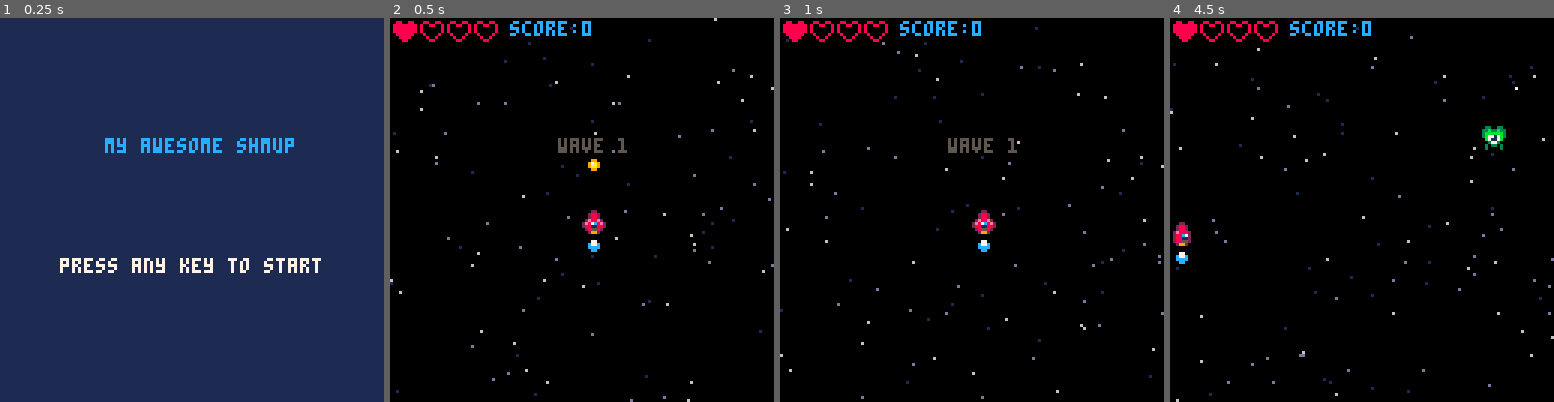
Above: before the commit, frames 1-4 (left to right).
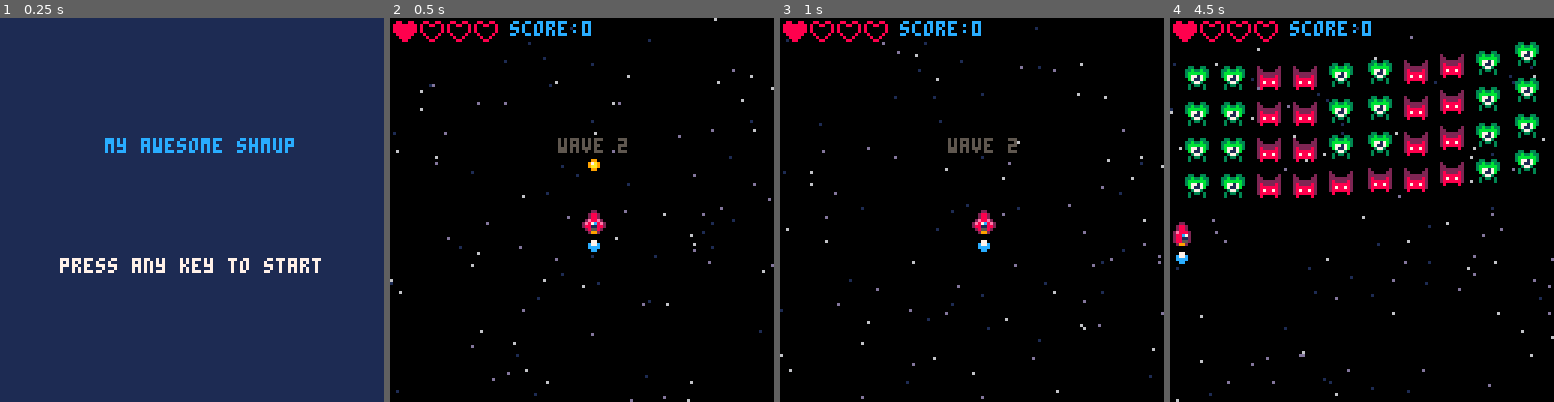
Above: after the commit, the same moments.

Repository: PedroBztDtEng/game_play_pico_8
Game: PICO-8 cartridge schmup.p8
Two runs of this game, one before a commit and one after it. Both use one fixed random seed, a clock stepped at 60 frames per second and the inputs below.
Inputs:
- Up to frame 1 (0.25 s): no input
- Up to frame 2 (0.5 s): tap X (X key) at 0.33 s
- Up to frame 3 (1 s): tap O (Z key) at 0.7 s
- Up to frame 4 (4.5 s): tap X (X key) at 1.07, 1.85, 2.97, 4.08 s; hold Right 1.6-2.1 s; tap O (Z key) every 0.4 s from 1.7 to 4.1 s; hold Up 2.15-2.42 s; hold Right 2.47-3.03 s; hold Left 3.08-3.58 s; hold Down 3.63-3.97 s; hold Right from 4.02 s (still down)

Frame 1 is identical in both runs. In frame 2, less than 0.1% of the frame differs, in the area x 59-62%, y 31-35%; in frame 3, less than 0.1%; in frame 4, 11%, in the area x 3-97%, y 6-47%.

Commit message:
Aula 22 parte 1

Diff:
--- a/schmup.p8
+++ b/schmup.p8
@@ -50,7 +50,7 @@
 
 function startgame()
 	t=0
-	wave=0
+	wave=1
 	nextwave()
 
 	ship=makespr()
@@ -71,6 +71,8 @@
 
  lives=1
  invul=0
+
+ attackfreq=60
 
 	stars={}
 	for i=1,100 do
@@ -303,7 +306,11 @@
 function makespr()
 	local myspr={}
 	myspr.x=0
-	myspr.y=9
+	myspr.y=0
+
+	myspr.sx=0
+	myspr.sy=0
+
 	myspr.flash=0
 	myspr.aniframe=1
 	myspr.spr=0
@@ -375,18 +382,21 @@
 
 	--mooving the enemies
 	for myen in all(enemies) do
- 	myen.y+=1
+
+		--enemy mission
+		doenemy(myen)
+
+		--enemy animation
  	myen.aniframe+=0.4
-
  	if flr(myen.aniframe)>#myen.ani then
 			myen.aniframe=1
 		end
 
 		myen.spr=myen.ani[flr(myen.aniframe)]
 
+		--enemy leaving screen
 		if myen.y>128 then
  		del(enemies,myen)
--- 		spawnen()
  	end
  end
 
@@ -431,6 +441,9 @@
  	return
  end
 
+ --picking
+ picking()
+
  --animate flame
  flamespr=flamespr+1
  if flamespr>9 then
@@ -646,14 +660,52 @@
 -->8
 -- waves and enemies
 function spawnwave()
+	sfx(28)
+
 	if wave==1 then
-		spawnen(1)
+		attackfreq=60
+		placens({
+			{1,1,1,1,1,1,1,1,1,1},
+			{1,1,1,1,1,1,1,1,1,1},
+			{1,1,1,1,1,1,1,1,1,1},
+			{1,1,1,1,1,1,1,1,1,1}
+		})
 	elseif wave==2 then
-		spawnen(2)
+		attackfreq=60
+		placens({
+			{1,1,2,2,1,1,2,2,1,1},
+			{1,1,2,2,1,1,2,2,1,1},
+			{1,1,2,2,1,1,2,2,1,1},
+			{1,1,2,2,2,2,2,2,1,1}
+		})
 	elseif wave==3 then
-		spawnen(3)
+		attackfreq=60
+		placens({
+			{3,3,0,2,2,2,2,0,3,3},
+			{3,3,0,2,2,2,2,0,3,3},
+			{3,3,0,1,1,1,1,0,3,3},
+			{3,3,0,1,0,0,1,0,3,3}
+		})
 	elseif wave==4 then
-		spawnen(4)
+		attackfreq=60
+		placens({
+			{0,0,0,0,0,0,0,0,0,0},
+			{0,0,0,0,4,0,0,0,0,0},
+			{0,0,0,0,0,0,0,0,0,0},
+			{0,0,0,0,0,0,0,0,0,0}
+		})
+	end
+end
+
+function placens(lvl)
+
+	for y=1,4 do
+		local myline=lvl[y]
+		for x=1,10 do
+			if myline[x]!=0 then
+				spawnen(myline[x],x*12-6,4+y*12,x*3)
+			end
+		end
 	end
 end
 
@@ -676,15 +728,23 @@
 	end
 end
 
-function spawnen(entype)
+function spawnen(entype,enx,eny,enwait)
 	local myen=makespr()
-	myen.x=rnd(120)
-	myen.y=-8
+	myen.x=enx*1.25-16
+	myen.y=eny-66
+
+	myen.posx=enx
+	myen.posy=eny
+
+	myen.type=entype
+
+	myen.wait=enwait
+	myen.mission="flyin"
 
 	if entype==1 or entype==nil then
 		--green alien
 		myen.spr=21
-		myen.hp=5
+		myen.hp=3
 		myen.ani={21,22,23,24}
 
 	elseif entype==2 then
@@ -712,6 +772,94 @@
 
 	add(enemies,myen)
 end
+-->8
+--behavior
+function doenemy(myen)
+	if myen.wait>0 then
+		myen.wait-=1
+		return
+	end
+
+	if myen.mission=="flyin" then
+		--flyin
+		--basic easing function
+		--x+=(targetx-x)/n
+
+		myen.x+=(myen.posx-myen.x)/7
+		myen.y+=(myen.posy-myen.y)/7
+
+		if abs(myen.y-myen.posy)<0.7 then
+			myen.y=myen.posy
+			myen.mission="protect"
+		end
+	elseif myen.mission=="protect" then
+		--staying put
+	elseif myen.mission=="attack" then
+		--attack
+		if myen.type==1 then
+			--green guy
+			myen.sy=1.7
+			myen.sx=sin(t/45)
+
+			if myen.x<32 then
+				myen.sx+=1-(myen.x/32)
+			end
+
+			if myen.x>88 then
+				myen.sx-=(myen.x-88)/32
+			end
+
+		elseif myen.type==2 then
+			--red guy
+			myen.sy=2.5
+			myen.sx=sin(t/20)
+
+			if myen.x<32 then
+				myen.sx+=1-(myen.x/32)
+			end
+
+			if myen.x>88 then
+				myen.sx-=(myen.x-88)/32
+			end
+
+		elseif myen.type==3 then
+			--spinny ship
+
+		elseif myen.type==4 then
+			--yellow ship
+
+		end
+		move(myen)
+
+	end
+end
+
+function picking()
+	if mode!="game" then
+		return
+	end
+
+	if t%attackfreq==0 then
+		local maxnum=min(10,#enemies)
+
+		local myindex=flr(rnd(maxnum))
+
+		myindex=#enemies-myindex
+
+		local myen=enemies[myindex]
+
+		if myen.mission=="protect" then
+			myen.mission="attack"
+		end
+	end
+
+end
+
+function move(obj)
+	obj.x+=obj.sx
+	obj.y+=obj.sy
+end
+
 __gfx__
 00000000000220000002200000022000000000000000000000000000000000000000000000000000000000000000000000000000088008800880088000000000
 00000000002882000028820000288200000000000000000000000000000000000000000000000000000000000000000000000000888888888008800800000000
Not shown, changed: the sound effects (__sfx__) section of schmup.p8
